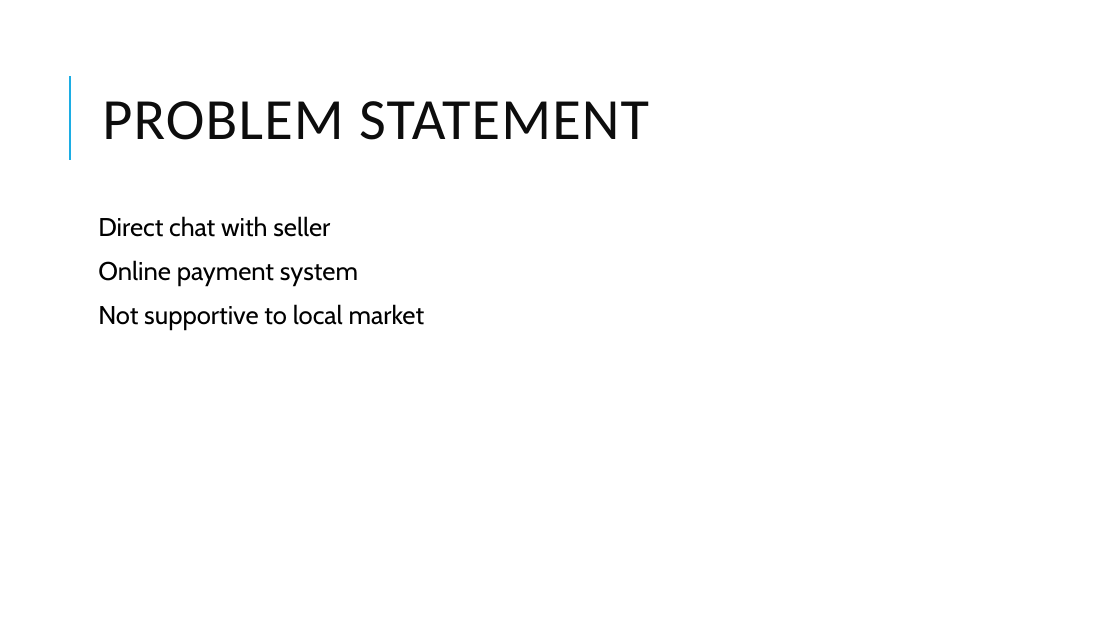
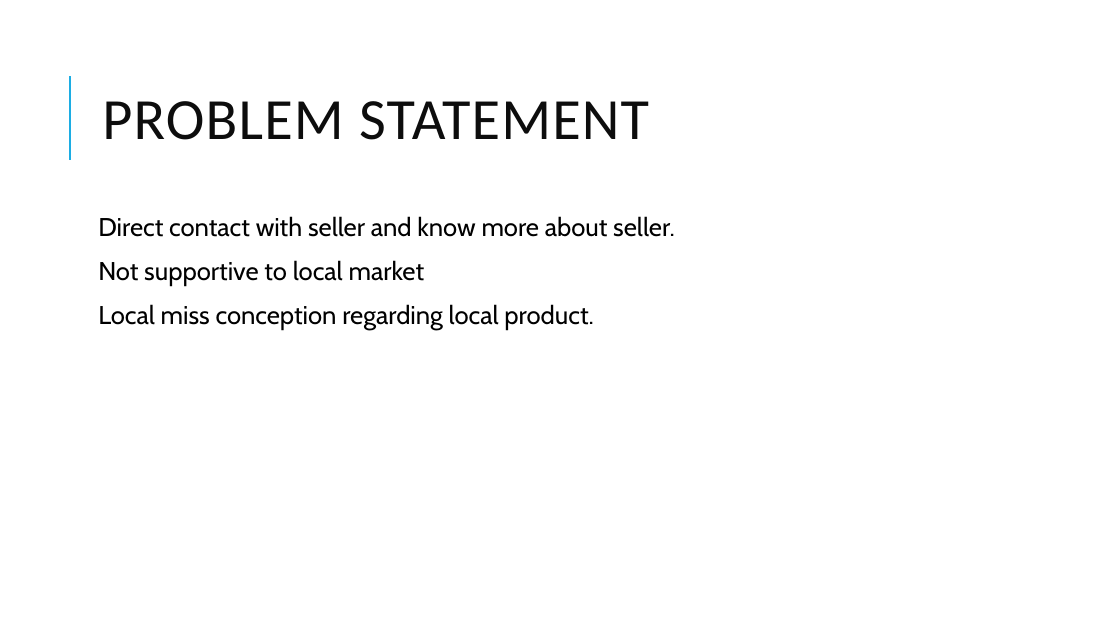
Before and after one commit to admondtamang/e-commerce-cp, a slide deck: slide 3 of E-commerce site.pptx. Drawn at 1120x630 pixels with LibreOffice and Linux fonts; fonts in the diff are those of the drawing. Boxes give left, top, right and bottom in pixels: in the first picture for what was removed or moved away, otherwise in the second. Text is boxed around its words. In the diff, an @@ line names an element or a change of style, - is before the commit and + after.

```diff
--- a/E-commerce site.pptx
+++ b/E-commerce site.pptx
@@ text at (x1=98, y1=216, x2=675, y2=237): text changed @@
-Direct chat with seller
-Online payment system
+Direct contact with seller and know more about seller.
@@ text at (x1=98, y1=304, x2=593, y2=330): paragraph added @@
+Local miss conception regarding local product.
```
Also in this commit, not shown: 7 other slides changed, 8 slides added, 24 other files.
